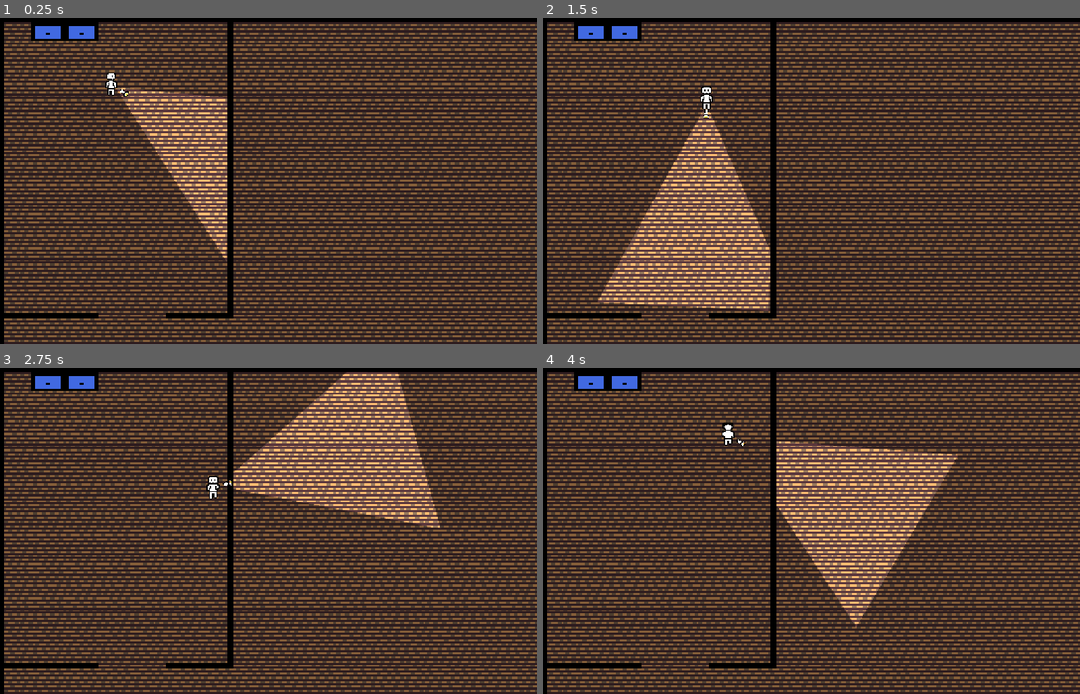
Above: before the commit, frames 1-4 (two rows, left to right).
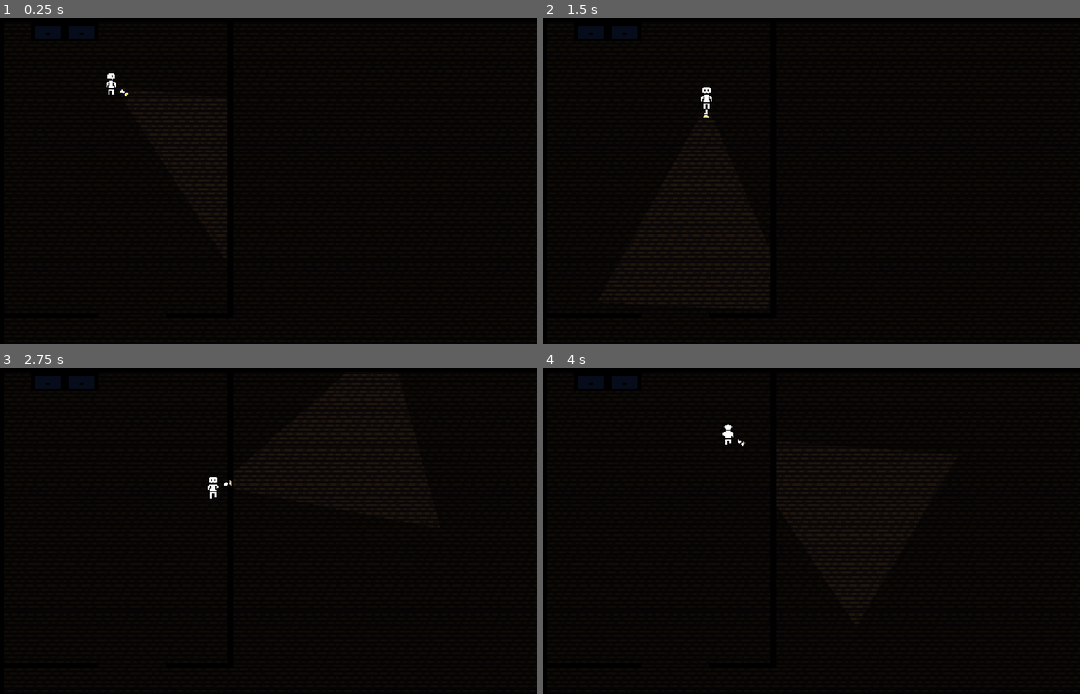
Above: after the commit, the same moments.

Repository: RSCode0/baudo-jam
Game: Godot game, scene res://scenes/game.tscn
The game is run twice, just before and just after one commit, with the same random seed, the same clock (stepped at 60 frames per second) and the same inputs.
Inputs (mouse positions are in pixels of both pictures, inside the frame that each line leads up to):
- Up to frame 1 (0.25 s): no input
- Up to frame 2 (1.5 s): tap Enter at 0.5 s; move the mouse to (929, 164) at 0.52 s; hold D (right) 0.53-1.28 s; move the mouse to (704, 197) at 1.27 s; hold S (down) from 1.28 s (still down)
- Up to frame 3 (2.75 s): move the mouse to (322, 456) at 2.02 s; release S (down) at 2.03 s; hold D (right) from 2.03 s (still down)
- Up to frame 4 (4 s): move the mouse to (784, 596) at 2.77 s; release D (right) at 2.78 s; hold Z (up) 2.78-3.53 s; move the mouse to (972, 579) at 3.52 s; hold Q (left) from 3.53 s (still down)

The runs differ from the first frame. In frame 1, 96% of the frame differs, in the area x 0-100%, y 1-100%; in frame 2, 96%; in frame 3, 96%; in frame 4, 96%.

Commit message:
modulate map

Diff:
--- a/scenes/game.tscn
+++ b/scenes/game.tscn
@@ -28,3 +28,4 @@
 [node name="Maps" type="Node2D" parent="." unique_id=239789703]
 
 [node name="Map" parent="Maps" unique_id=1370805108 instance=ExtResource("3_lnu2h")]
+modulate = Color(0.11764706, 0.11764706, 0.11764706, 1)
